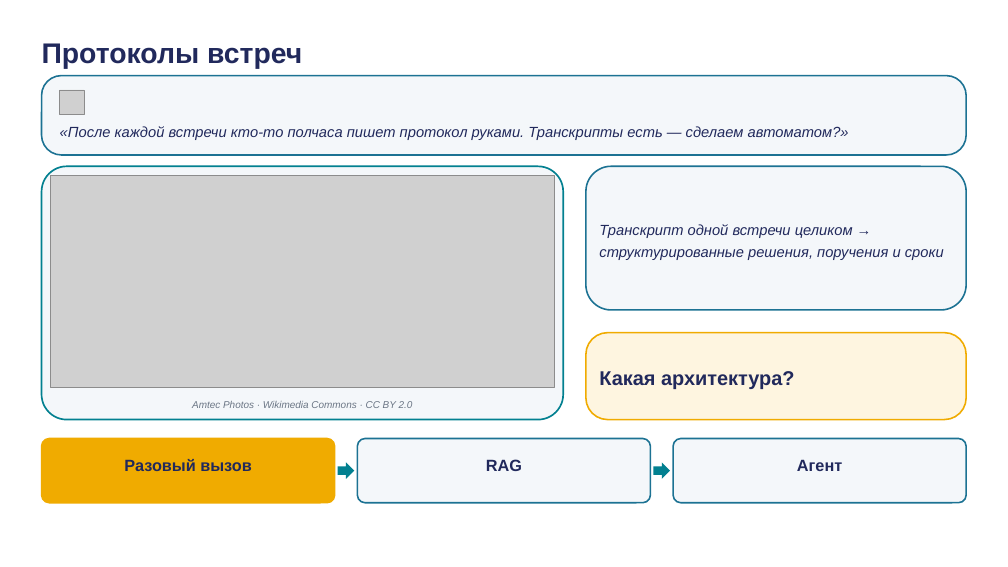
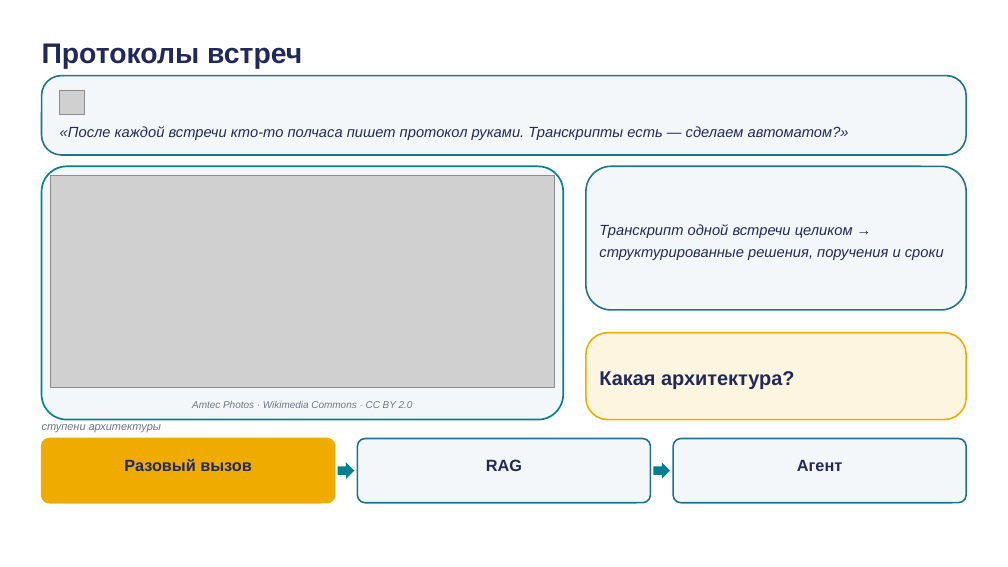
Before and after one commit to tellina-study/AI-usage-lessons, a slide deck: slide 20 of library/seminars/sem-02/rendered/sem-02.pptx. Drawn at 1008x567 pixels with LibreOffice and Linux fonts; fonts in the diff are those of the drawing; grey boxes stand for pictures. Boxes give left, top, right and bottom in pixels: in the first picture for what was removed or moved away, otherwise in the second. Text is boxed around its words. In the diff, an @@ line names an element or a change of style, - is before the commit and + after.

```diff
--- a/library/seminars/sem-02/rendered/sem-02.pptx
+++ b/library/seminars/sem-02/rendered/sem-02.pptx
@@ text added at bbox=[42, 424, 161, 432], 10.5 pt, text #6B7685, italic @@
+ступени архитектуры
```
Also in this commit, not shown: 3 other slides changed, 50 other files.
